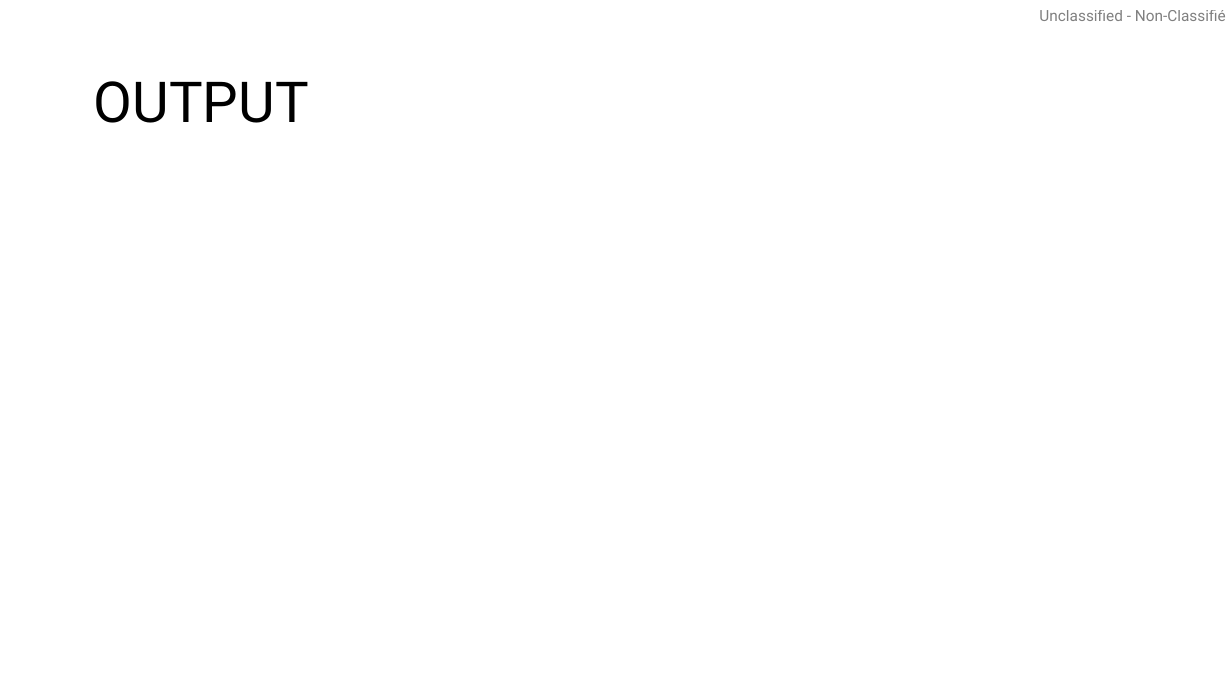
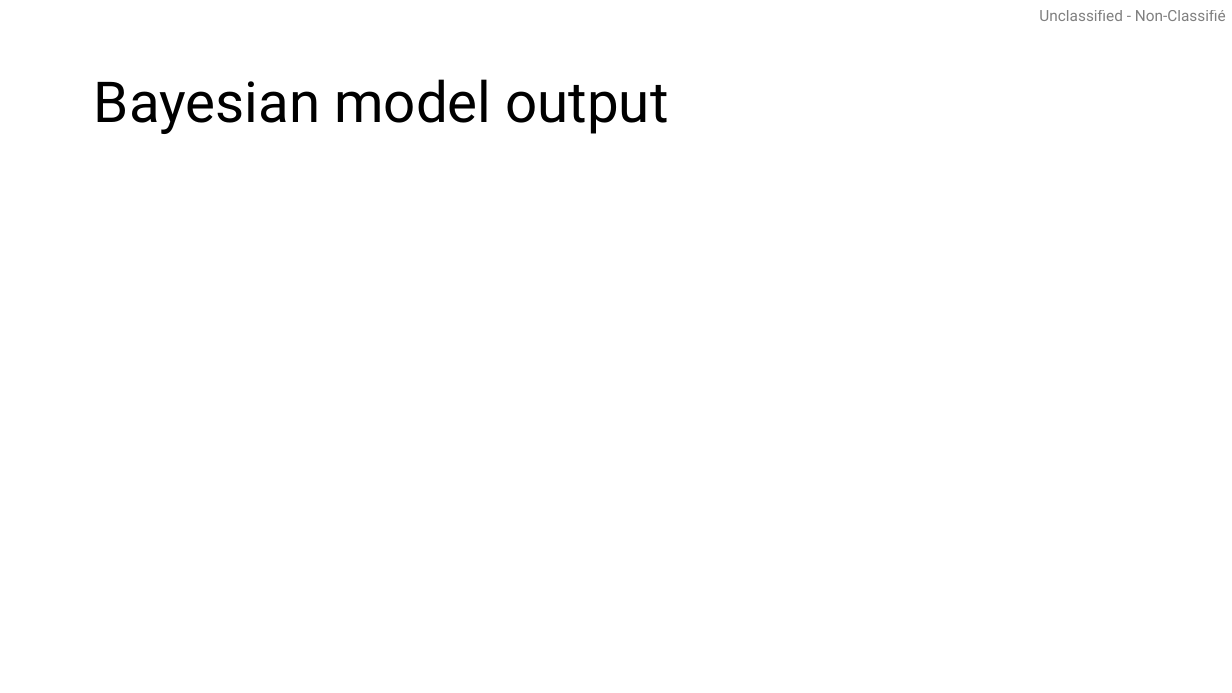
Before and after one commit to pbs-assess/gfcondition, a slide deck: slide 12 of stock-specific/hake/output_plots_20260730.pptx (slide 16 before the commit). Drawn at 1232x693 pixels with LibreOffice and Linux fonts; fonts in the diff are those of the drawing. Boxes give left, top, right and bottom in pixels: in the first picture for what was removed or moved away, otherwise in the second. Text is boxed around its words. In the diff, an @@ line names an element or a change of style, - is before the commit and + after.

```diff
--- a/stock-specific/hake/output_plots_20260730.pptx
+++ b/stock-specific/hake/output_plots_20260730.pptx
@@ title at bbox=[94, 79, 669, 134]: text changed @@
-OUTPUT
+Bayesian model output
```
Also in this commit, not shown: 12 other slides changed, 13 slides added, 12 slides removed, 1 other file.
